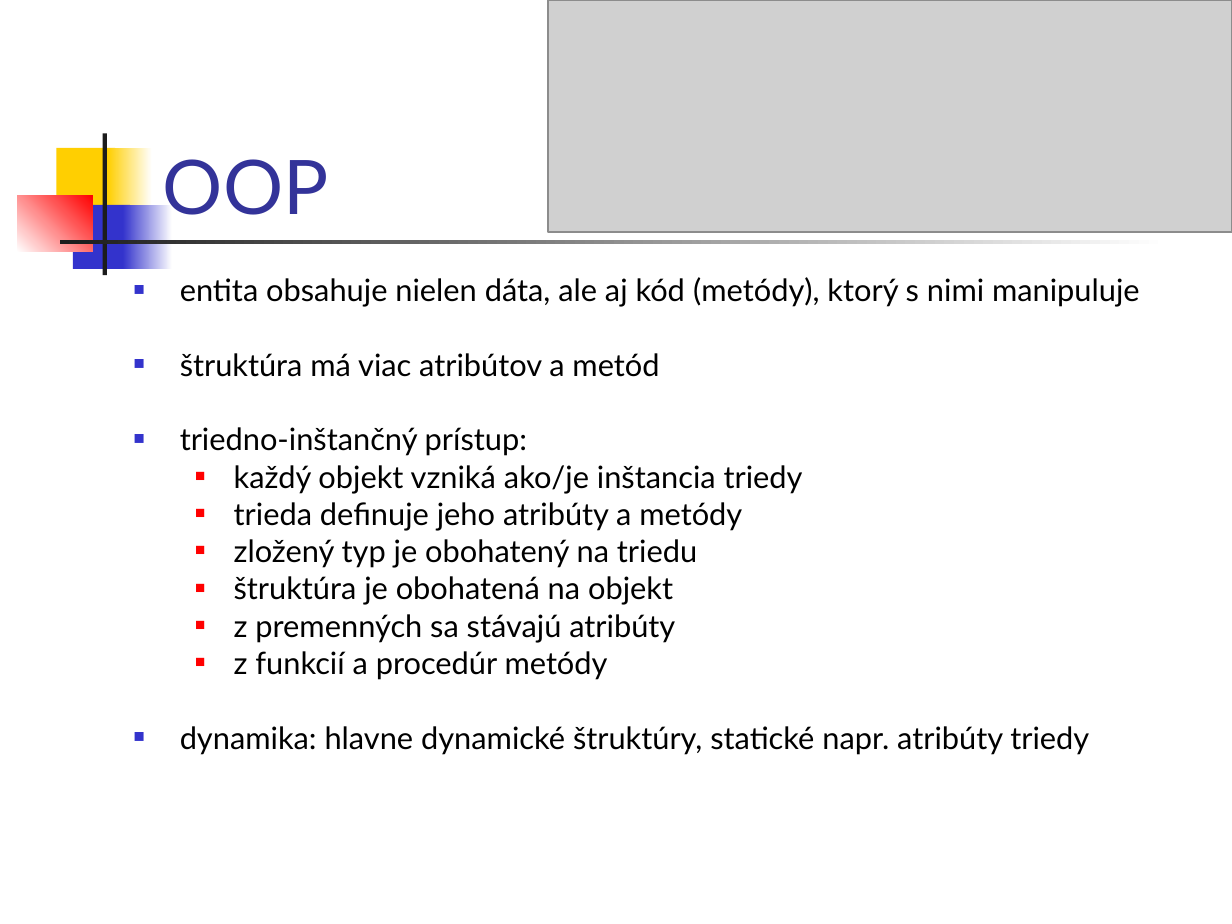
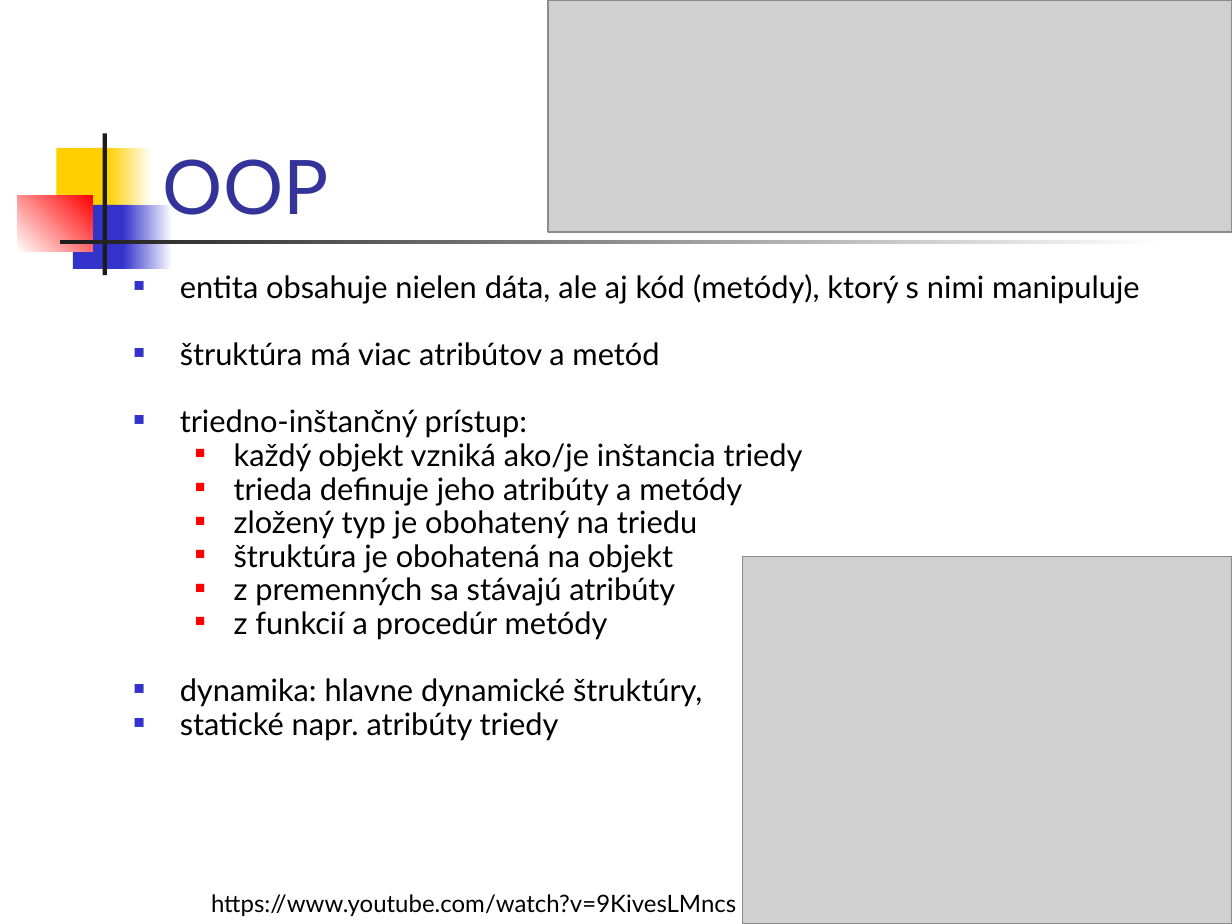
Before and after one commit to Programovanie4/Prednasky, a slide deck: slide 11 of 01/01_java.ppt (slide 10 before the commit). Drawn at 1232x924 pixels with LibreOffice and Linux fonts; fonts in the diff are those of the drawing; grey boxes stand for pictures. Boxes give left, top, right and bottom in pixels: in the first picture for what was removed or moved away, otherwise in the second. Text is boxed around its words. In the diff, an @@ line names an element or a change of style, - is before the commit and + after.

```diff
--- a/01/01_java.ppt
+++ b/01/01_java.ppt
@@ text at [180,274,1140,640]: line spacing 0.8 to 0.7 @@
@@ picture added at [742,557,1232,924] @@
@@ text at [180,678,702,741]: text changed @@
-■ dynamika: hlavne dynamické štruktúry, statické napr. atribúty triedy
+■ dynamika: hlavne dynamické štruktúry,
+■ statické napr. atribúty triedy
@@ text added at [211,894,736,916], 14 pt, text #000000 @@
+https://www.youtube.com/watch?v=9KivesLMncs
```
Also in this commit, not shown: 10 other slides changed, 1 slide added, 5 other files.
